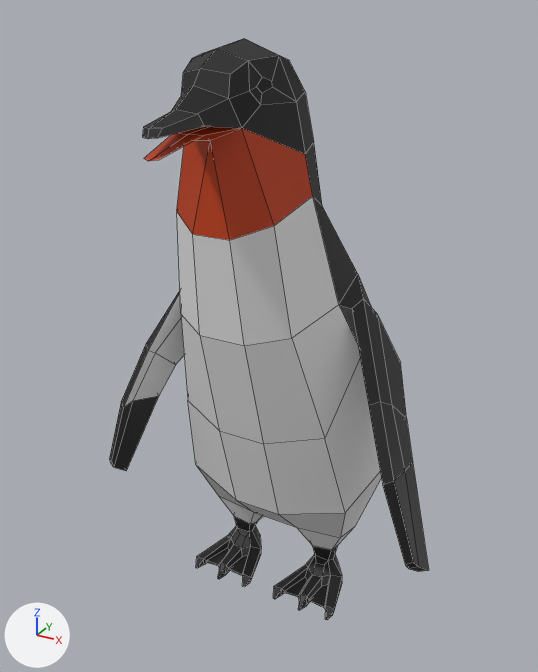
The FBX model Assets/Models/Penguin/Penguin@WALK.FBX as it was, and as the next commit left it.
Both versions are drawn from a camera (50 mm lens) standing at (0.607, -1.153, 1.124) and looking at (-0.018, -0.017, 0.556). Arrows for +X, +Y and +Z are at lower left; the lights stay in place. Mesh edges are drawn as thin lines. Where no turn or scale is listed for an object, it has been applied to the vertices.

Objects in the first picture: 'penguin'.
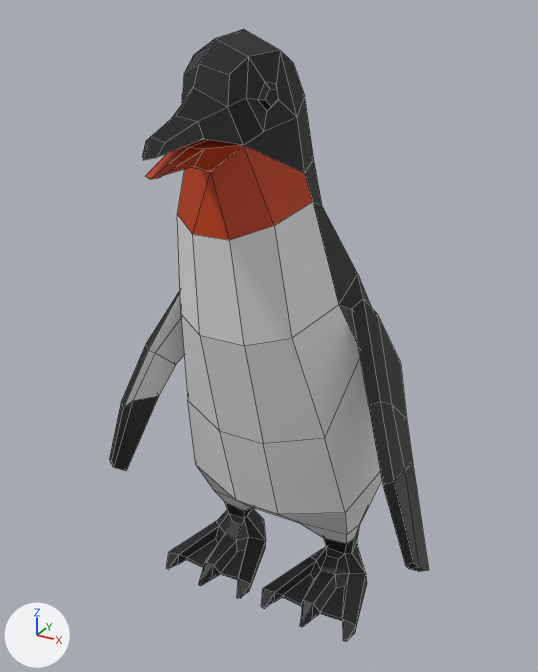
Boxes (x1, y1, x2, y2) around the edits, measured in the pictures (538 x 672 px; the box of a moved part takes in the faces that stretch with it):
'penguin', reshaped: before (109, 38, 429, 620); after (109, 29, 429, 642)
part 1 of me_mesh, moved or reshaped: before (196, 465, 381, 620); after (166, 465, 382, 642)
part 2 of me_mesh, built on: before (142, 38, 358, 338); after (142, 29, 358, 338)

Diff of the bpy script that builds the scene:
```diff
--- a/Assets/Models/Penguin/Penguin@WALK.FBX.py
+++ b/Assets/Models/Penguin/Penguin@WALK.FBX.py
@@ img_penguin_01_png @@
+img_penguin_01_png = load_image('Penguin_01.png', 'Materials/Penguin_01.png', 1024, 1024, 'sRGB')
@@ mat_penguin_01 @@
+mat_penguin_01 = principled_material('Penguin_01')
+mat_penguin_01.texture = img_penguin_01_png  # with its transparency
+mat_penguin_01.roughness = 0.553
@@ me_mesh @@
 # used by ob_penguin; location = (0.0, 0.0, 0.0)
-me_mesh.from_pydata(...)  # 310 vertices, 309 faces; spans x -0.348..0.348, y -0.373..0.363, z 0.001..1.083
-me_mesh.materials.append(mat_penguin_white1)  # picture img_penguin_col_1k_png
+me_mesh.from_pydata(...)  # 320 vertices, 319 faces; spans x -0.348..0.348, y -0.384..0.363, z 0.001..1.096
+# me_mesh part 1
+# 148 vertices move from x -0.166..0.166, y -0.101..0.118, z 0.001..0.149 to x -0.223..0.223, y -0.138..0.148, z 0.001..0.158
+# me_mesh part 2
+# 10 vertices are removed from x -0.071..0.071, y -0.195..-0.167, z 1.014..1.036
+# 12 faces are deleted
+# 3 vertices in x -0.025..0.025, y -0.278, z 0.977 move by (0.0, -0.003, -0.017)
+# 3 vertices in x -0.025..0.025, y -0.281, z 0.965 move by (0.0, 0.0, -0.018)
+# 51 vertices move from x -0.11..0.11, y -0.373..0.007, z 0.827..1.083 to x -0.11..0.11, y -0.384..0.016, z 0.821..1.096
+# 20 vertices are added at x -0.076..0.076, y -0.19..-0.15, z 0.988..1.029
+# 22 new faces join them
+me_mesh.materials.append(mat_penguin_01)  # picture img_penguin_01_png
```
